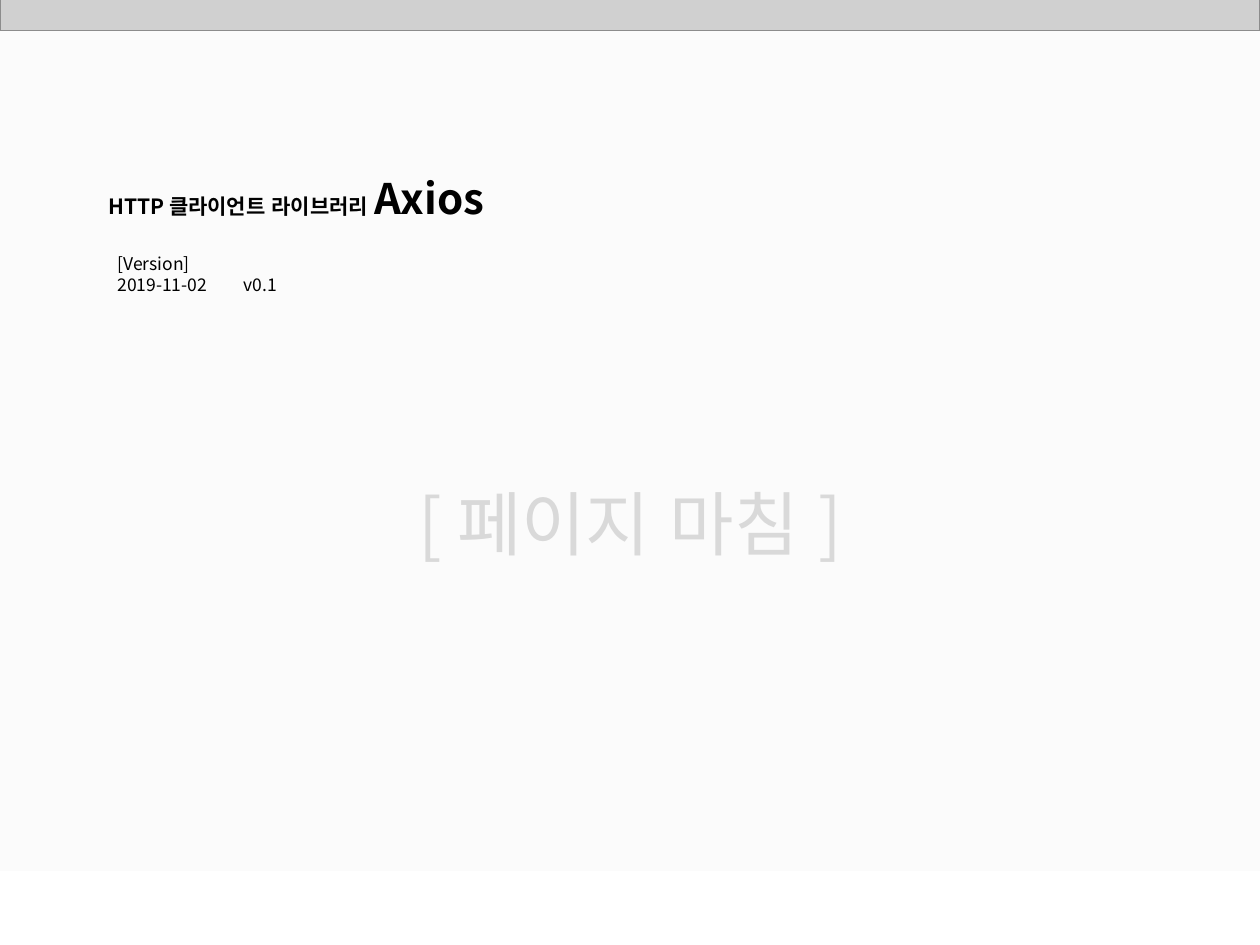
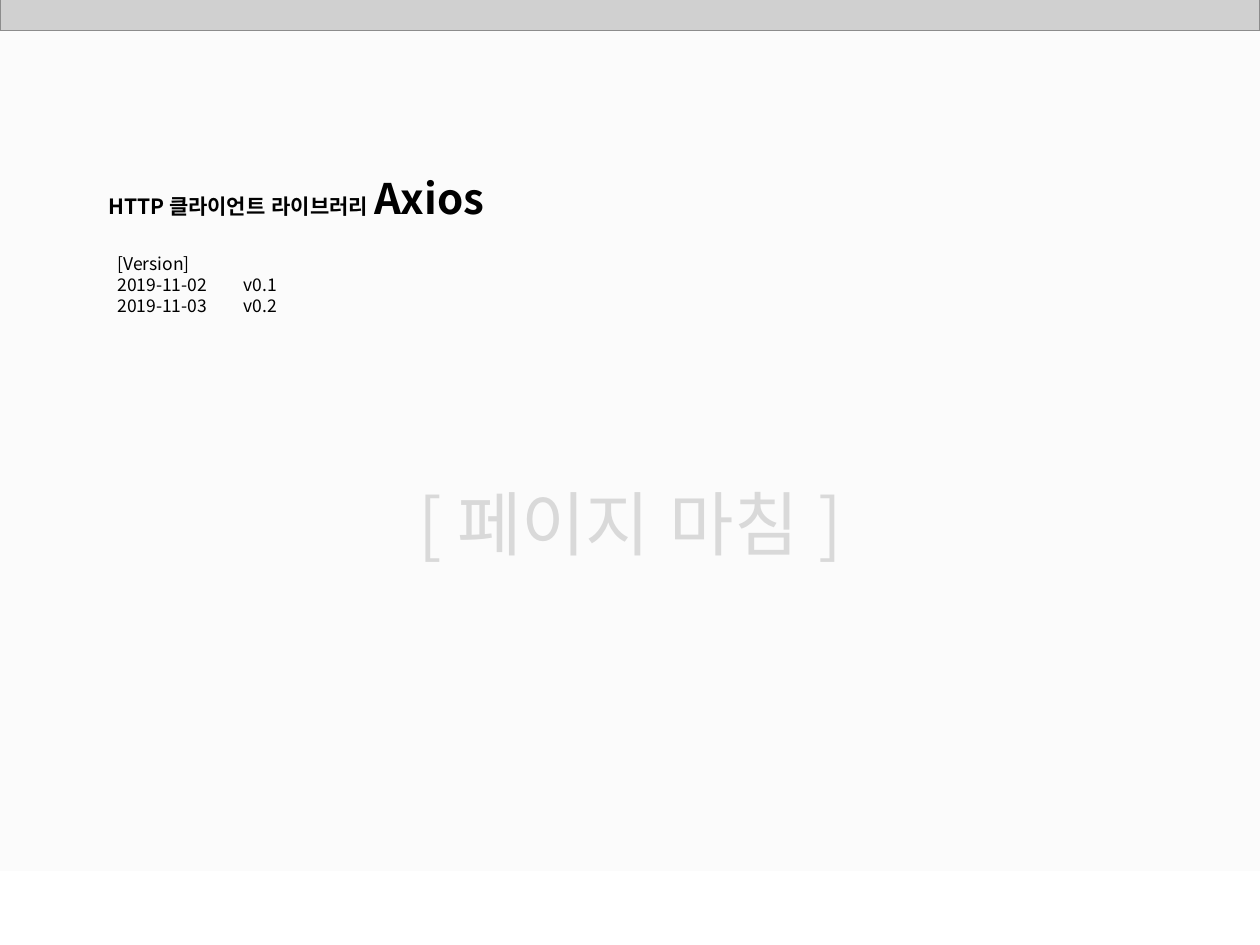
Before and after one commit to ddowon/vueStudy, a slide deck: slide 23 of 01.참고자료/191104_HTTP 클라이언트 라이브러리 Axios.pptx (slide 8 before the commit). Drawn at 1260x945 pixels with LibreOffice and Linux fonts; fonts in the diff are those of the drawing; grey boxes stand for pictures; background and template pictures are left out. Boxes give left, top, right and bottom in pixels: in the first picture for what was removed or moved away, otherwise in the second. Text is boxed around its words. In the diff, an @@ line names an element or a change of style, - is before the commit and + after.

```diff
--- a/01.참고자료/191104_HTTP 클라이언트 라이브러리 Axios.pptx
+++ b/01.참고자료/191104_HTTP 클라이언트 라이브러리 Axios.pptx
@@ text at [118, 278, 277, 313]: paragraph added @@
+2019-11-03 v0.2
```
Also in this commit, not shown: 3 other slides changed, 15 slides added.
